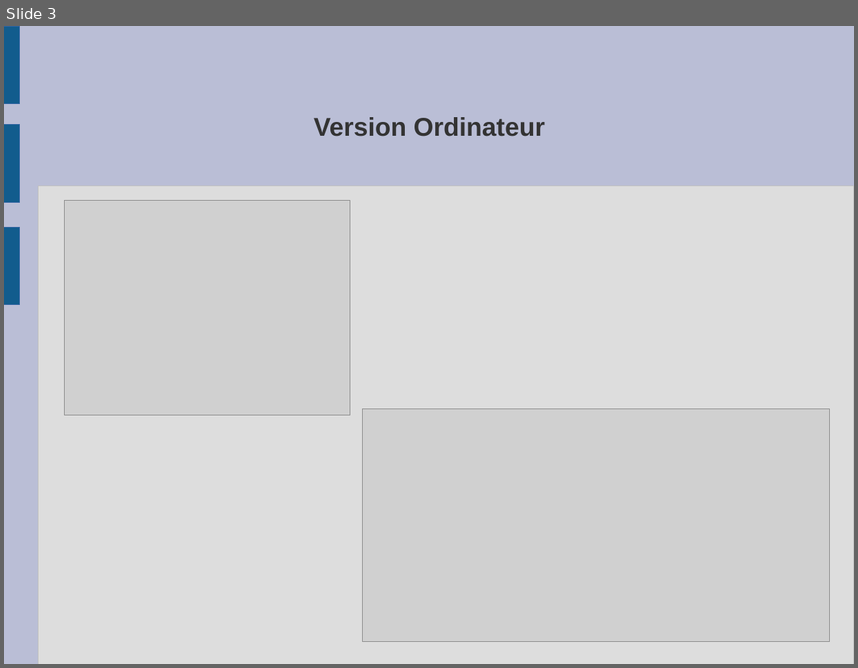
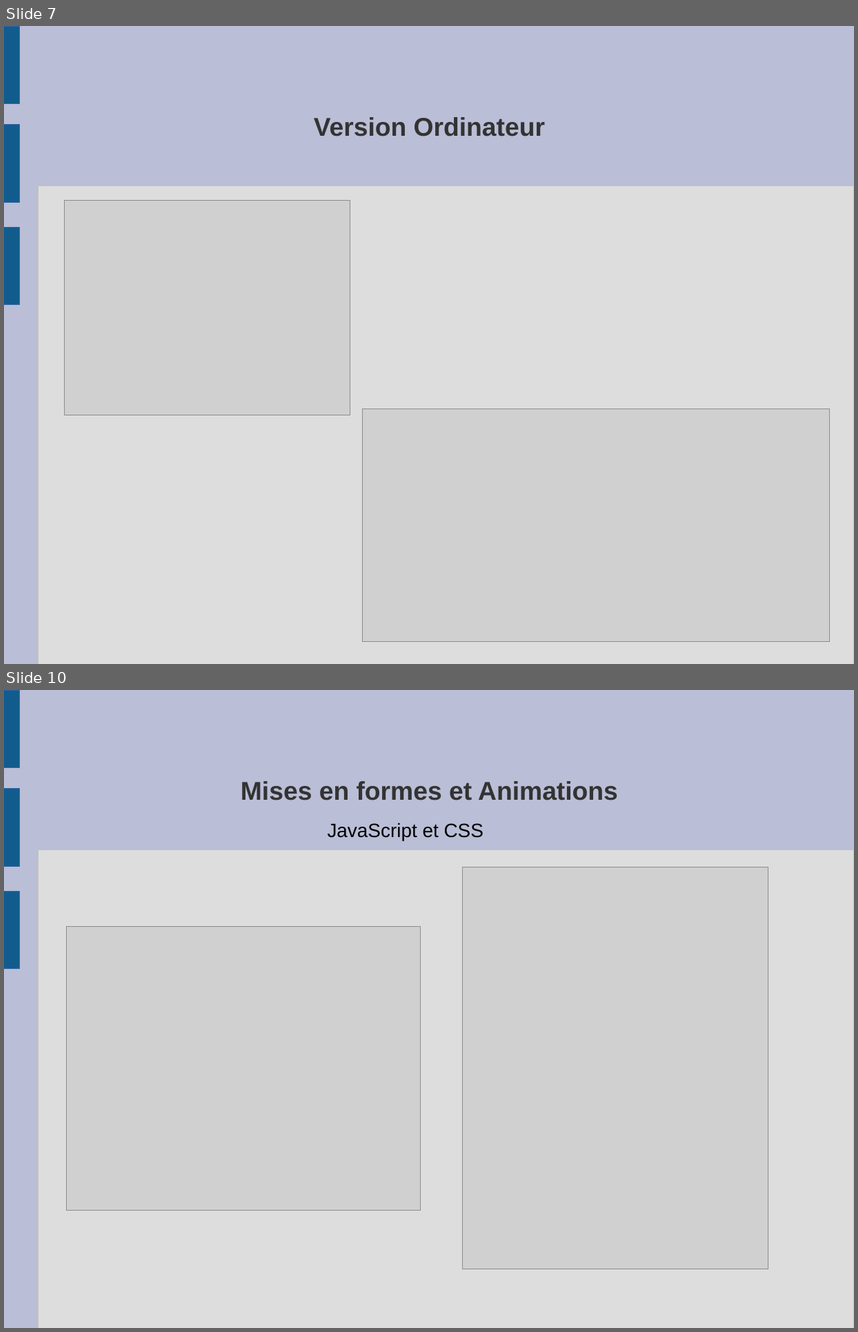
Before and after one commit to JEANThibaut/Batiment-Aleau, a slide deck: doc/Présentation.odp. Shown one above the other, each under a label of ours: slide 3 before the commit, slides 7 and 10 after it; the slides between them are not shown. The pictures are 858x668 and 858x1332 pixels, drawn with LibreOffice and Linux fonts; fonts in the diff are those of the drawing; grey boxes stand for pictures. Boxes give left, top, right and bottom in pixels: in the first picture for what was removed or moved away, otherwise in the second. Text is boxed around its words. In the diff, an @@ line names an element or a change of style, - is before the commit and + after.

```diff
--- a/doc/Présentation.odp
+++ b/doc/Présentation.odp
@@ slide 10 added at bbox=[4, 690, 854, 1328], background #BABED6; not listed: 4 template elements that a slide beside it also shows @@
@@ title added at bbox=[241, 781, 618, 800], 24 pt, text #333333, bold @@
+Mises en formes et Animations
@@ text added at bbox=[328, 822, 484, 840], 18 pt, text #000000 @@
+JavaScript et CSS
@@ picture added at bbox=[463, 867, 769, 1270] @@
@@ picture added at bbox=[67, 927, 421, 1210] @@
@@ what was slide 3 is now slide 7 @@
```
Also in this commit, not shown: 3 other slides added, 14 other files.
